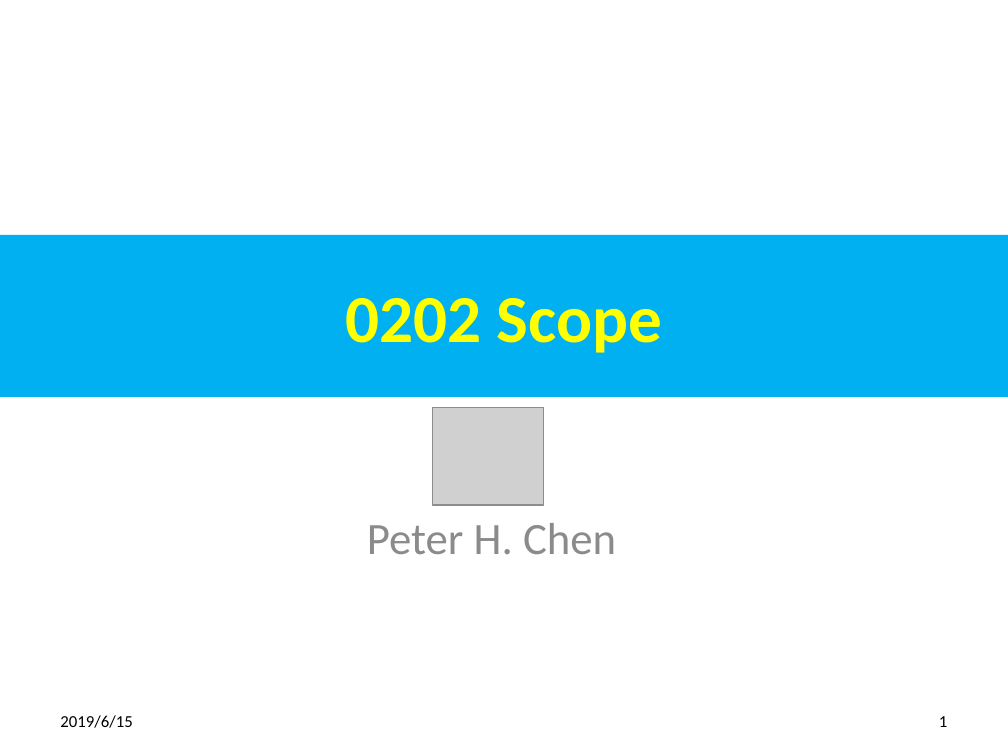
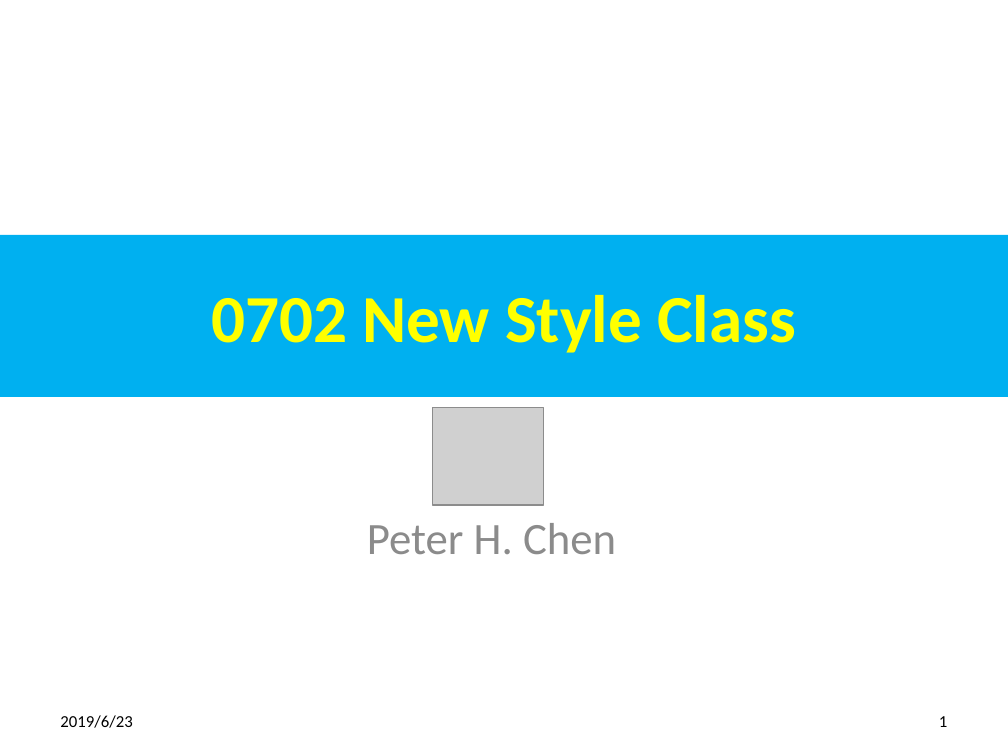
Before and after one commit to pchen0723/700-Python-Adv, a slide deck: slide 1 of 07_OverrideClass/0902_Class.pptx. Drawn at 1008x756 pixels with LibreOffice and Linux fonts; fonts in the diff are those of the drawing; grey boxes stand for pictures. Boxes give left, top, right and bottom in pixels: in the first picture for what was removed or moved away, otherwise in the second. Text is boxed around its words. In the diff, an @@ line names an element or a change of style, - is before the commit and + after.

```diff
--- a/07_OverrideClass/0902_Class.pptx
+++ b/07_OverrideClass/0902_Class.pptx
@@ title at (211,295,796,353): text changed @@
-0202 Scope
+0702 New Style Class
@@ text at (60,715,132,728): text changed @@
-2019/6/15
+2019/6/23
```
Also in this commit, not shown: 2 other slides changed, 30 slides added, 17 other files.
